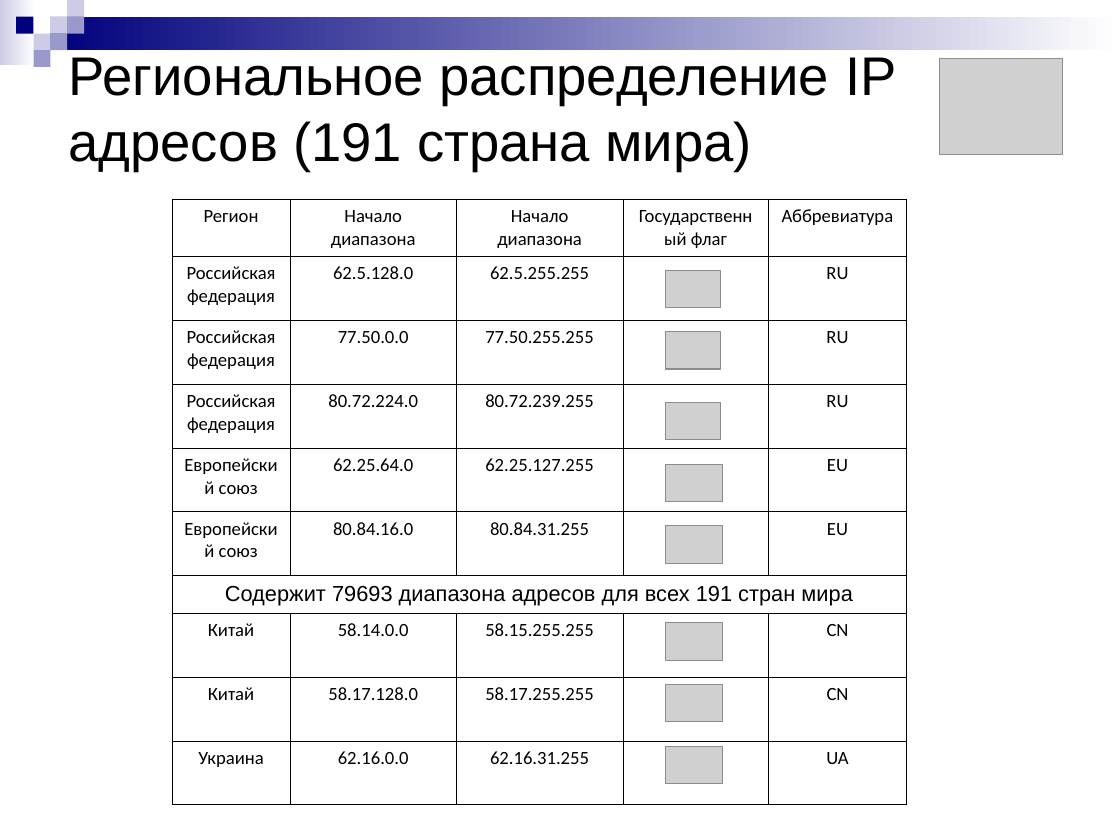
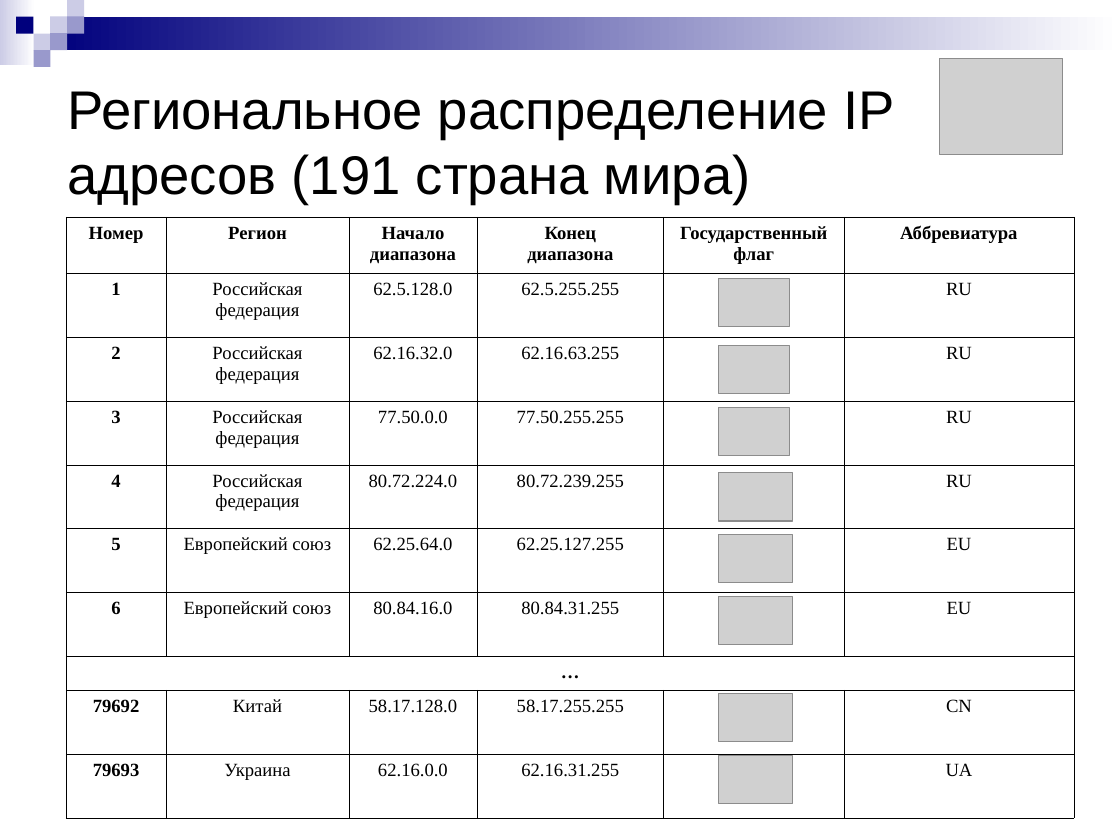
Before and after one commit to aricent123/cadbis, a slide deck: slide 6 of CADBiS_docs/DRypa/presentation.ppt. Drawn at 1120x840 pixels with LibreOffice and Linux fonts; fonts in the diff are those of the drawing; grey boxes stand for pictures. Boxes give left, top, right and bottom in pixels: in the first picture for what was removed or moved away, otherwise in the second. Text is boxed around its words. In the diff, an @@ line names an element or a change of style, - is before the commit and + after.

```diff
--- a/CADBiS_docs/DRypa/presentation.ppt
+++ b/CADBiS_docs/DRypa/presentation.ppt
@@ title "Региональное распределение IP адресов (191 ...": place and size @@
-title "Региональное распределение IP адресов (191 ..." at bbox=[68, 57, 896, 171]
+title "Региональное распределение IP адресов (191 ..." at bbox=[67, 91, 895, 204]
@@ table at bbox=[66, 217, 1074, 813] @@
-column 1: Регион | Российская федерация | Российская федерация | Российская федерация | Европейский союз | Европейский союз | Содержит 79693 диапазона адресов для всех 191 стран мира | Китай | Китай | Украина
-column 2: Начало диапазона | 62.5.128.0 | 77.50.0.0 | 80.72.224.0 | 62.25.64.0 | 80.84.16.0 |  | 58.14.0.0 | 58.17.128.0 | 62.16.0.0
-column 3: Начало диапазона | 62.5.255.255 | 77.50.255.255 | 80.72.239.255 | 62.25.127.255 | 80.84.31.255 |  | 58.15.255.255 | 58.17.255.255 | 62.16.31.255
+column 1: Номер | 1 | 2 | 3 | 4 | 5 | 6 | … | 79692 | 79693
+column 2: Регион | Российская федерация | Российская федерация | Российская федерация | Российская федерация | Европейский союз | Европейский союз |  | Китай | Украина
+column 3: Начало диапазона | 62.5.128.0 | 62.16.32.0 | 77.50.0.0 | 80.72.224.0 | 62.25.64.0 | 80.84.16.0 |  | 58.17.128.0 | 62.16.0.0
+column 4: Конец / диапазона | 62.5.255.255 | 62.16.63.255 | 77.50.255.255 | 80.72.239.255 | 62.25.127.255 | 80.84.31.255 |  | 58.17.255.255 | 62.16.31.255
-column 5: Аббревиатура | RU | RU | RU | EU | EU |  | CN | CN | UA
+column 6: Аббревиатура | RU | RU | RU | RU | EU | EU |  | CN | UA
@@ table: place and size @@
-table at bbox=[171, 199, 907, 804]
+table at bbox=[66, 217, 1074, 813]
@@ picture: place and size @@
-picture at bbox=[665, 270, 720, 307]
+picture at bbox=[719, 279, 790, 327]
@@ picture: place and size @@
-picture at bbox=[665, 332, 720, 368]
+picture at bbox=[719, 346, 790, 394]
@@ picture: place and size @@
-picture at bbox=[665, 402, 720, 439]
+picture at bbox=[719, 408, 790, 456]
@@ picture: place and size @@
-picture at bbox=[665, 464, 722, 501]
+picture at bbox=[719, 473, 793, 521]
@@ picture: place and size @@
-picture at bbox=[665, 525, 722, 562]
+picture at bbox=[719, 534, 793, 582]
@@ picture: place and size @@
-picture at bbox=[665, 623, 722, 660]
+picture at bbox=[719, 596, 793, 644]
@@ picture: place and size @@
-picture at bbox=[665, 684, 722, 721]
+picture at bbox=[719, 693, 793, 741]
@@ picture: place and size @@
-picture at bbox=[665, 746, 722, 783]
+picture at bbox=[719, 755, 793, 803]
```
Also in this commit, not shown: 2 other slides changed.
